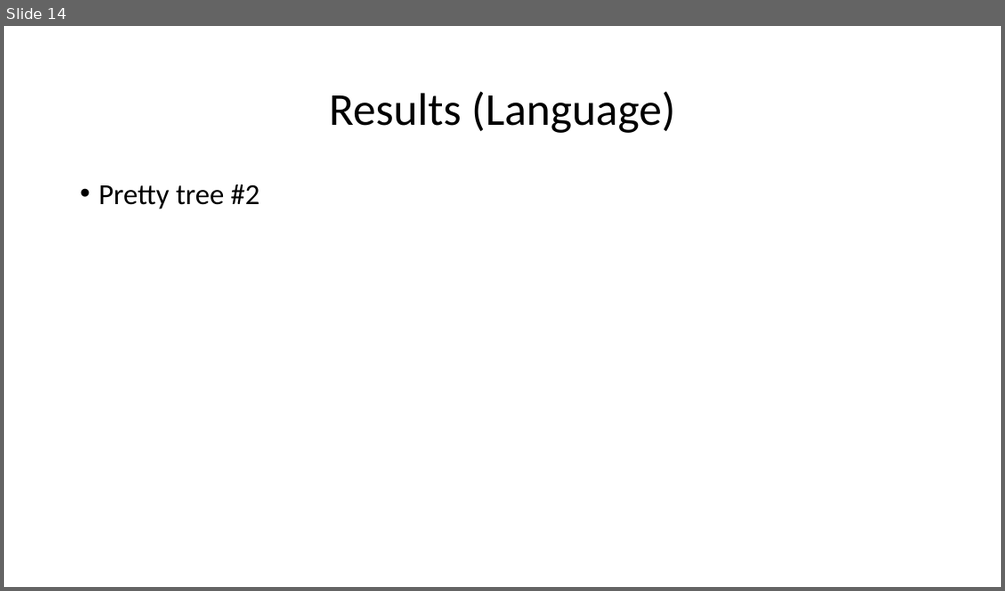
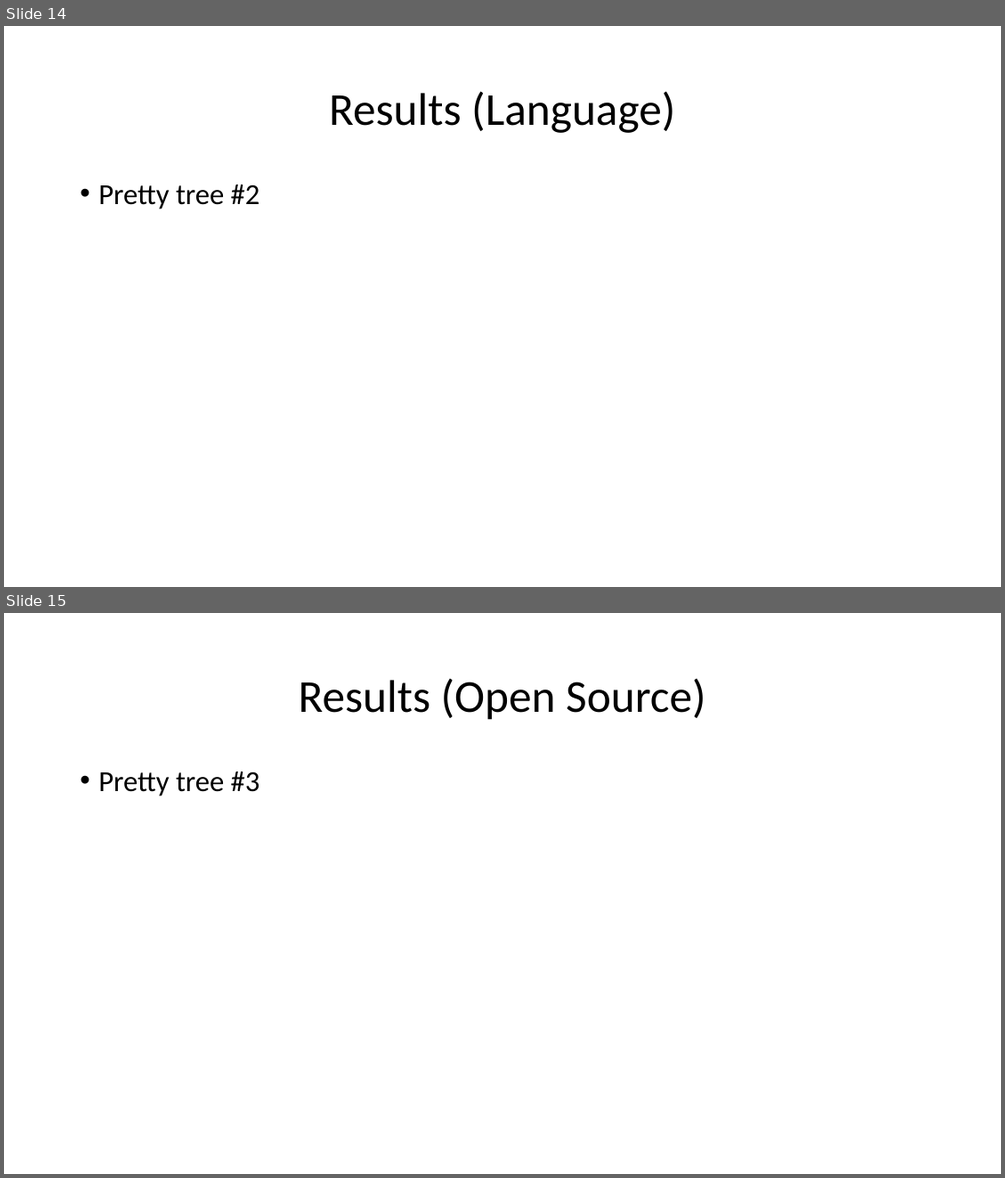
Before and after one commit to Iotaslair/DM-ML-Personal-Project, a slide deck: Presentation.pptx. Shown one above the other, each under a label of ours: slide 14 before the commit, slides 14 and 15 after it. The pictures are 1005x591 and 1005x1178 pixels, drawn with LibreOffice and Linux fonts; fonts in the diff are those of the drawing. Boxes give left, top, right and bottom in pixels: in the first picture for what was removed or moved away, otherwise in the second. Text is boxed around its words. In the diff, an @@ line names an element or a change of style, - is before the commit and + after.

```diff
--- a/Presentation.pptx
+++ b/Presentation.pptx
@@ slide 15 added at box(4, 613, 1001, 1174), background #FFFFFF @@
@@ title added at box(299, 678, 705, 720), 44 pt, text #000000 @@
+Results (Open Source)
@@ text added at box(98, 771, 260, 796), 28 pt, text #000000 @@
+• Pretty tree #3
```
Also in this commit, not shown: 12 slides changed, 1 other file.
